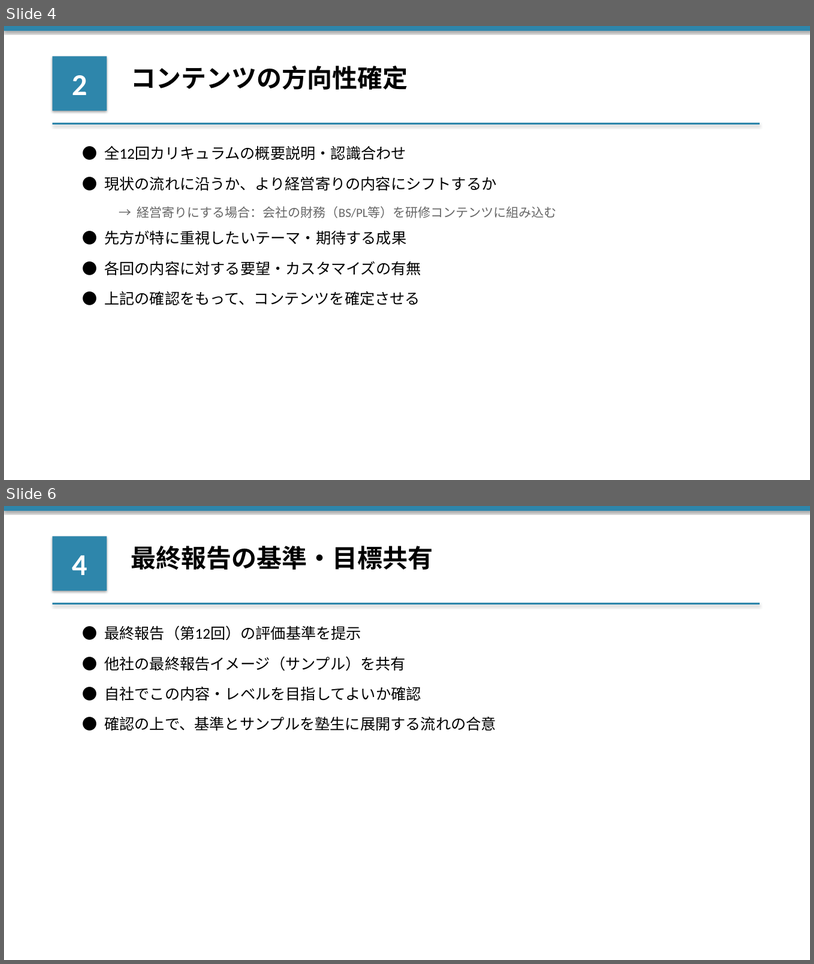
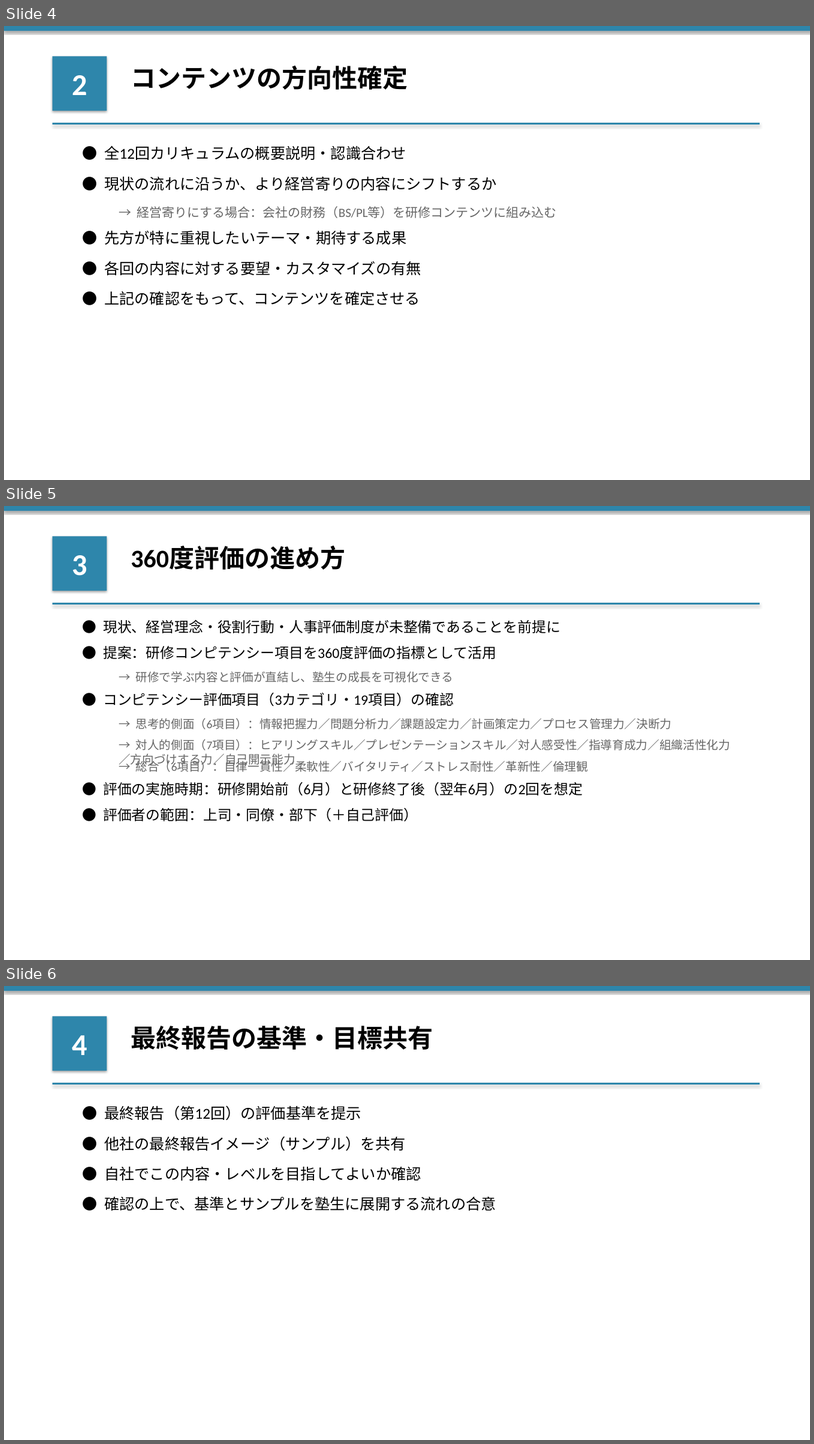
Before and after one commit to ennoshita-inc/training-taiko-kanri, a slide deck: clients/大晃産業/03_日程調整/【アジェンダ】20260323_打合せ.pptx. Shown one above the other, each under a label of ours: slides 4 and 6 before the commit, slides 4, 5 and 6 after it; the slides between them are not shown. The pictures are 814x964 and 814x1444 pixels, drawn with LibreOffice and Linux fonts; fonts in the diff are those of the drawing. Boxes give left, top, right and bottom in pixels: in the first picture for what was removed or moved away, otherwise in the second. Text is boxed around its words. In the diff, an @@ line names an element or a change of style, - is before the commit and + after.

```diff
--- a/clients/大晃産業/03_日程調整/【アジェンダ】20260323_打合せ.pptx
+++ b/clients/大晃産業/03_日程調整/【アジェンダ】20260323_打合せ.pptx
@@ slide 5 added at [4, 506, 810, 960], background #FFFFFF @@
@@ rectangle added at [4, 506, 810, 511], fill #2E86AB @@
@@ rectangle added at [53, 536, 107, 591], fill #2E86AB, 36 pt, text #FFFFFF, bold @@
+3
@@ text added at [131, 546, 345, 570], 30 pt, text #000000, bold @@
+360度評価の進め方
@@ rectangle added at [53, 603, 760, 604], fill #2E86AB @@
@@ text added at [103, 619, 561, 633], 17 pt, text #000000 @@
+● 現状、経営理念・役割行動・人事評価制度が未整備であることを前提に
@@ text added at [103, 646, 497, 659], 17 pt, text #000000 @@
+● 提案：研修コンピテンシー項目を360度評価の指標として活用
@@ text added at [136, 671, 454, 682], 14 pt, text #666666 @@
+→ 研修で学ぶ内容と評価が直結し、塾生の成長を可視化できる
@@ text added at [103, 692, 454, 706], 17 pt, text #000000 @@
+● コンピテンシー評価項目（3カテゴリ・19項目）の確認
@@ text added at [136, 718, 672, 729], 14 pt, text #666666 @@
+→ 思考的側面（6項目）：情報把握力／問題分析力／課題設定力／計画策定力／プロセス管理力／決断力
@@ text added at [119, 739, 731, 767], 14 pt, text #666666 @@
+→ 対人的側面（7項目）：ヒアリングスキル／プレゼンテーションスキル／対人感受性／指導育成力／組織活性化力／方向づけする力／自己開示能力
@@ text added at [136, 758, 588, 772], 14 pt, text #666666 @@
+→ 総合（6項目）：自律一貫性／柔軟性／バイタリティ／ストレス耐性／革新性／倫理観
@@ text added at [103, 781, 583, 795], 17 pt, text #000000 @@
+● 評価の実施時期：研修開始前（6月）と研修終了後（翌年6月）の2回を想定
@@ text added at [103, 807, 417, 821], 17 pt, text #000000 @@
+● 評価者の範囲：上司・同僚・部下（＋自己評価）
```
Also in this commit, not shown: 1 slide changed, 1 slide removed, 1 other file.
